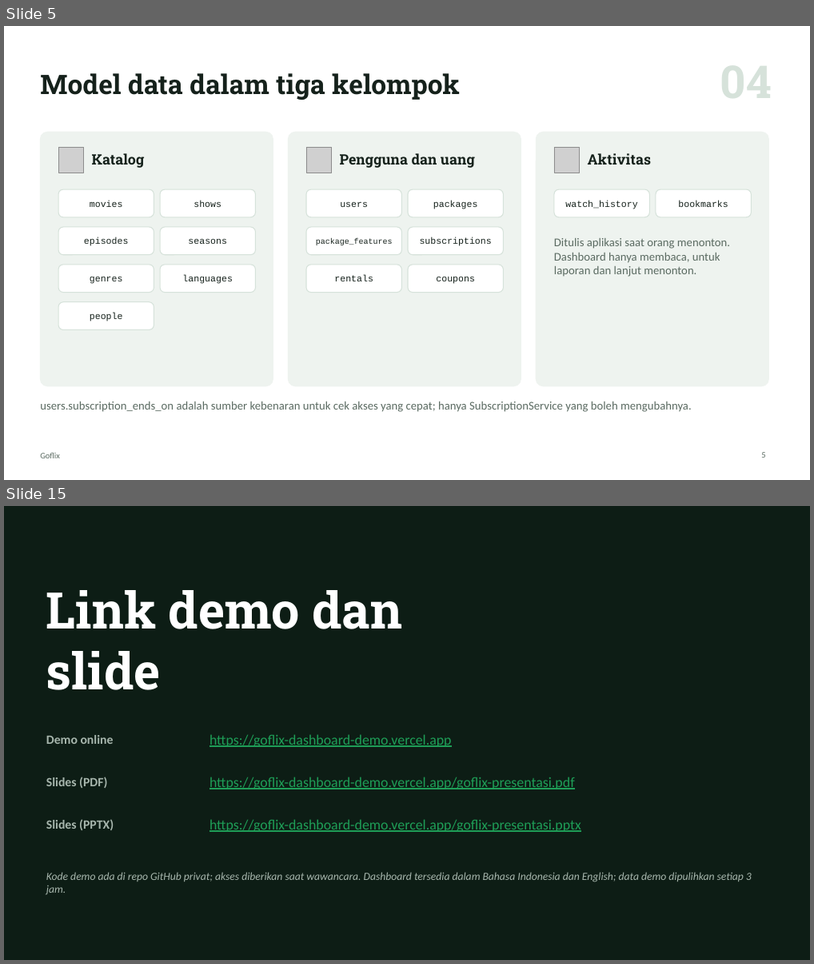
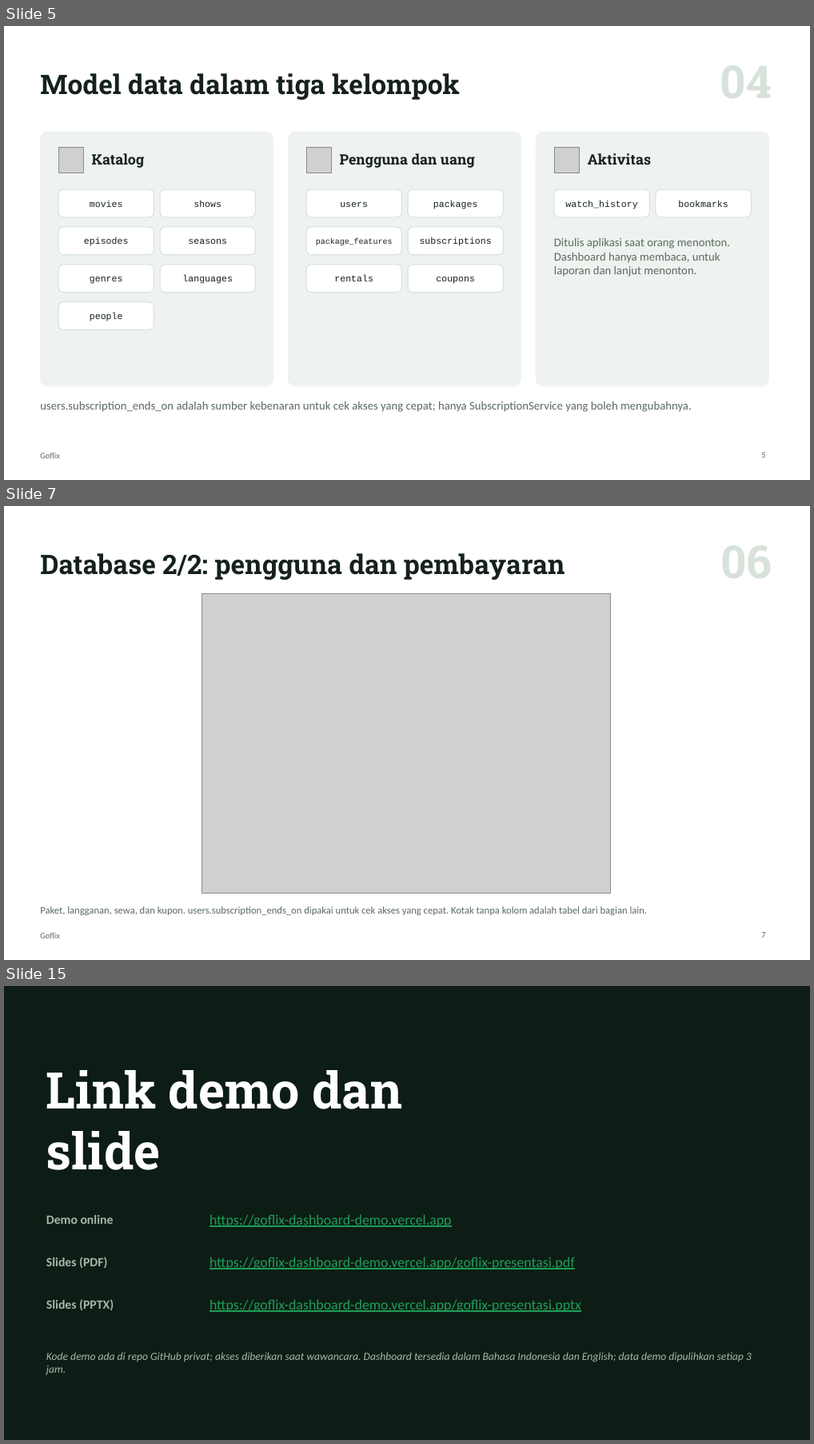
Before and after one commit to Enricosaputra/goflix-dashboard-demo, a slide deck: docs/Goflix-presentasi.pptx. Shown one above the other, each under a label of ours: slides 5 and 15 before the commit, slides 5, 7 and 15 after it; the slides between them are not shown. The pictures are 814x964 and 814x1444 pixels, drawn with LibreOffice and Linux fonts; fonts in the diff are those of the drawing; grey boxes stand for pictures. Boxes give left, top, right and bottom in pixels: in the first picture for what was removed or moved away, otherwise in the second. Text is boxed around its words. In the diff, an @@ line names an element or a change of style, - is before the commit and + after.

Commit message:
Decks: bigger database diagrams, no open-work slide; Excalidraw diagrams
docs/diagrams/goflix.excalidraw holds the architecture, the database and the main
flows as editable shapes (open it at excalidraw.com).

```diff
--- a/docs/Goflix-presentasi.pptx
+++ b/docs/Goflix-presentasi.pptx
@@ slide 7 added at <box>4,506,810,960</box>, background #FFFFFF; not listed: 1 template element that a slide beside it also shows @@
@@ title added at <box>40,553,566,580</box>, 32 pt, text #15211B, bold @@
+Database 2/2: pengguna dan pembayaran
@@ picture added at <box>202,594,610,893</box> @@
@@ text added at <box>40,906,648,915</box>, 12 pt, text #5B6B62 @@
+Paket, langganan, sewa, dan kupon. users.subscription_ends_on dipakai untuk cek akses yang cepat. Kotak tanpa kolom adalah tabel dari bagian lain.
@@ page number added at <box>762,932,766,937</box>, 10 pt, text #5B6B62 @@
+7
```
Also in this commit, not shown: 7 slides changed, 1 other slide added, 2 slides removed, 8 other files.
